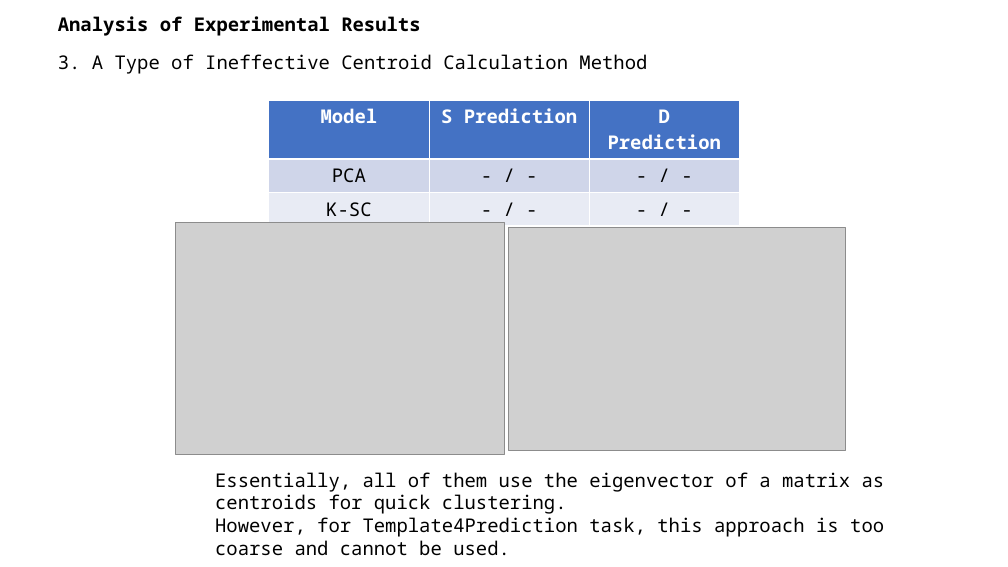
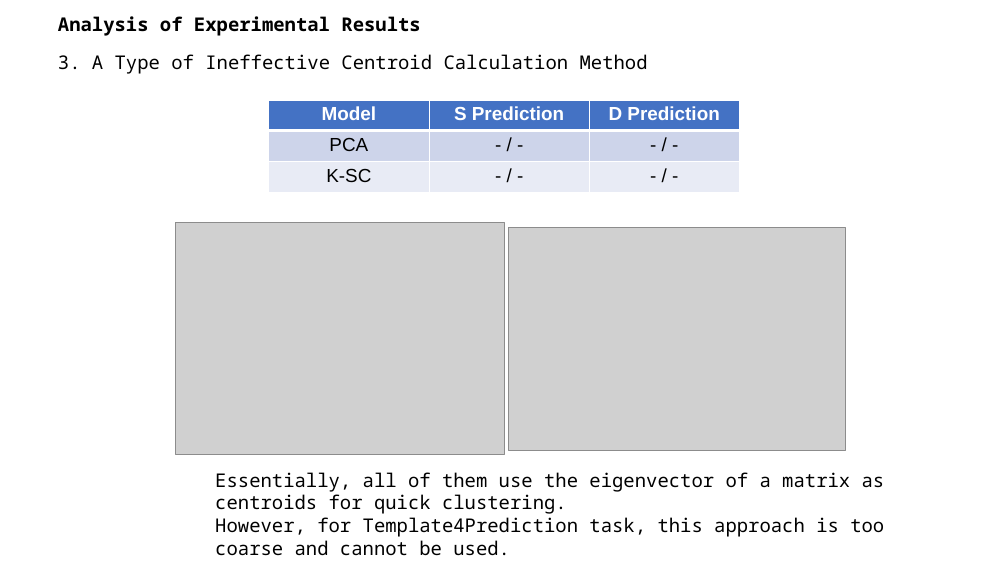
Before and after one commit to A-Big-Tortoise/Presentation, a slide deck: slide 14 of Presentation_1120_JiayuChen.pptx (slide 13 before the commit). Drawn at 1008x567 pixels with LibreOffice and Linux fonts; fonts in the diff are those of the drawing; grey boxes stand for pictures. Boxes give left, top, right and bottom in pixels: in the first picture for what was removed or moved away, otherwise in the second. Text is boxed around its words. In the diff, an @@ line names an element or a change of style, - is before the commit and + after.

```diff
--- a/Presentation_1120_JiayuChen.pptx
+++ b/Presentation_1120_JiayuChen.pptx
@@ table at <box>269,100,740,192</box> @@
@@ fill #CFD5EA to #CDD4EA in row 2 @@
@@ fill #E9EBF5 to #E8EBF5 in row 3 @@
@@ font Noto Sans Mono to Arial @@
```
Also in this commit, not shown: 10 other slides changed, 1 slide added.
